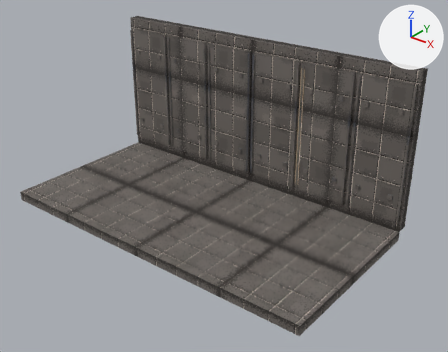
The glTF model assets/models/batch029/secrets/secret_light_leak.glb: old version first, new version second.
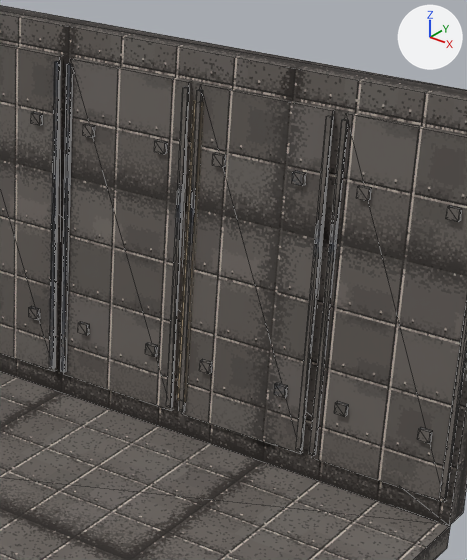
There are two pictures of each version: one whole from a 50 mm camera at (7.44, -8.57, 6.44) aimed at (0.54, 0.05, 1.09), one close up on the part from 51% to 91% of the width and 9% to 70% of the height. The axes (+X, +Y, +Z) are drawn at upper right. The lights are the same throughout. The first two pictures are the older version. The close-ups show mesh edges as thin lines. Vertices at exactly the same position are counted once.

Names of what the first close-up shows: 'secret_light_leak'.
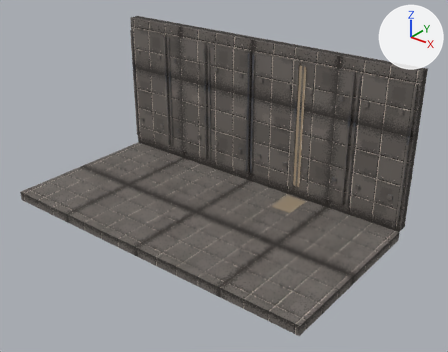
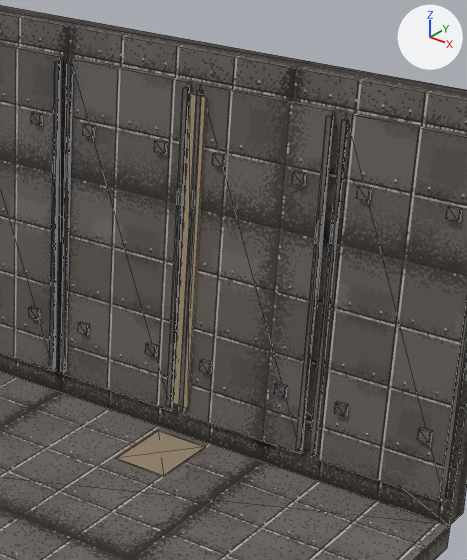
Changed parts and their boxes (x1, y1, x2, y2) in the close-ups (467 x 560 px; the box of a moved part takes in the faces that stretch with it):
part 1 of me_secret_light_leak, added: after (116, 430, 206, 477)
part 2 of me_secret_light_leak, moved or reshaped: before (177, 101, 203, 402); after (173, 93, 207, 409)

The change, as a diff of the scene's bpy script:
```diff
--- a/assets/models/batch029/secrets/secret_light_leak.glb.py
+++ b/assets/models/batch029/secrets/secret_light_leak.glb.py
@@ me_secret_light_leak @@
 # used by ob_secret_light_leak; location = (0.0, 0.0, 0.0)
 # verts and faces of me_secret_light_leak; kept vertices keep their numbers, new ones are numbered from 360
 # before: 352 (1.21, 1.62, 0.53) at pixel (177, 399), 353 (1.21, 1.62, 3.03) at pixel (193, 101), 354 (1.21, 1.63, 0.53), 355 (1.21, 1.63, 3.03) at pixel (194, 100), 356 (1.29, 1.62, 0.53) at pixel (184, 401)
 # before: 357 (1.29, 1.62, 3.03) at pixel (202, 102), 358 (1.29, 1.63, 0.53) at pixel (186, 401), 359 (1.29, 1.63, 3.03) at pixel (203, 102)
-me_secret_light_leak.from_pydata(...)  # 360 vertices, 540 faces; spans x -3.6..3.6, y -1.91..1.91, z 0.0..3.4
+me_secret_light_leak.from_pydata(...)  # 368 vertices, 552 faces; spans x -3.6..3.6, y -1.91..1.91, z 0.0..3.4
+# me_secret_light_leak part 1: a new loose piece, a box spanning x 1.07..1.53, y 0.96..1.58, z 0.206..0.218, in mat_secret_light_leak_cores (dark grey #5f5c5a, glowing brown #736147)
+# me_secret_light_leak part 2
+verts[352] = (1.18, 1.61, 0.48)  # moved, pixel (173, 403)
+verts[353] = (1.18, 1.61, 3.08)  # moved, pixel (189, 93)
+verts[354] = (1.18, 1.63, 0.48)  # moved, pixel (174, 403)
+verts[355] = (1.18, 1.63, 3.08)  # moved, pixel (191, 93)
+verts[356] = (1.32, 1.61, 0.48)  # moved, pixel (187, 408)
+verts[357] = (1.32, 1.61, 3.08)  # moved, pixel (205, 97)
+verts[358] = (1.32, 1.63, 0.48)  # moved, pixel (188, 407)
+verts[359] = (1.32, 1.63, 3.08)  # moved, pixel (207, 96)
 me_secret_light_leak.materials.append(mat_secret_light_leak_wall)
```
